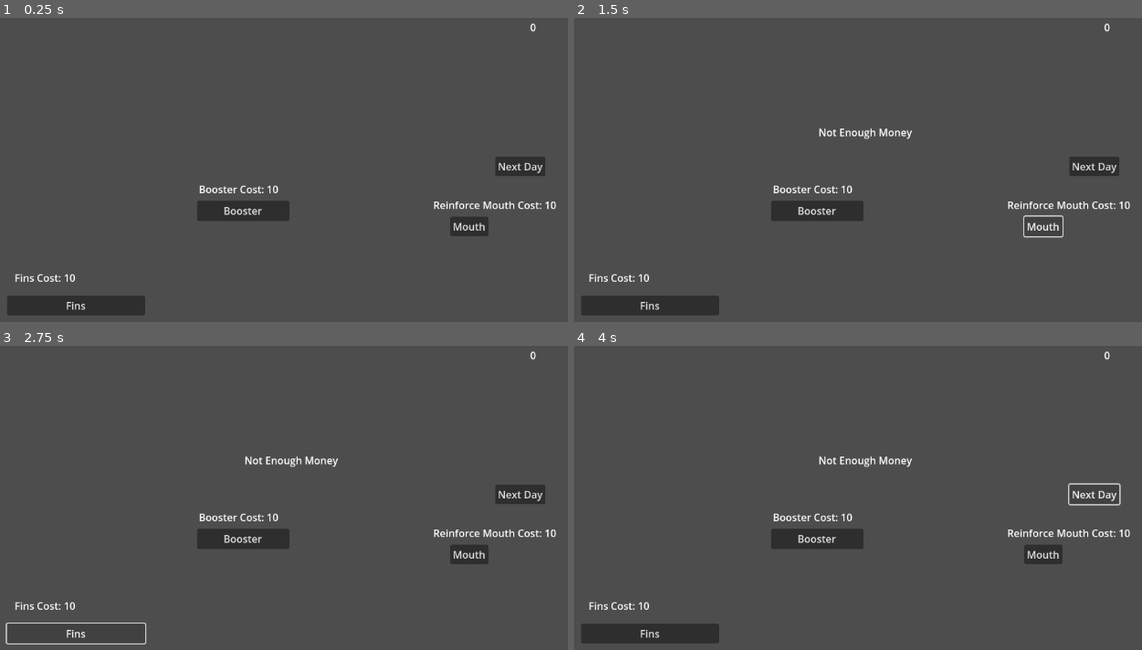
Above: before the commit, frames 1-4 (two rows, left to right).
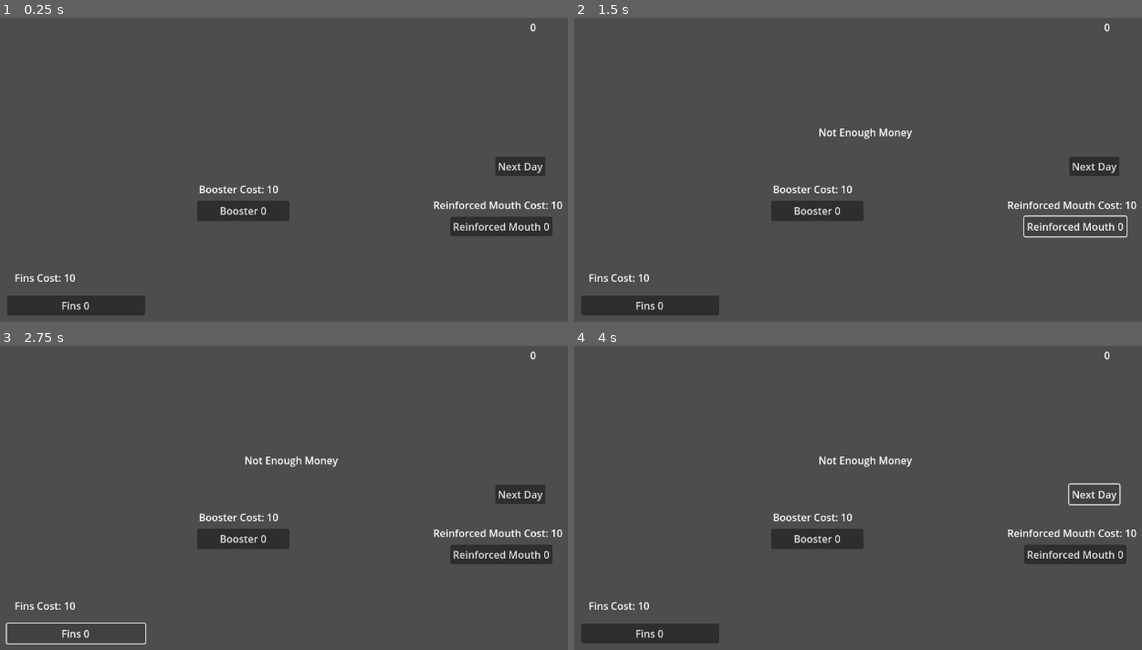
Above: after the commit, the same moments.

Repository: bhnord/LDJam56
Game: Godot game, scene res://scenes/Shop.tscn
Same seed, same stepped clock (60 frames per second), same inputs: the game is played once before the commit and once after it. This scene is started directly instead of the project's main scene.
Inputs:
- Up to frame 1 (0.25 s): no input
- Up to frame 2 (1.5 s): click "Booster" (after the commit: "Booster 0") at 0.5 s; click "Mouth" (after the commit: "Reinforced Mouth 0") at 1.25 s
- Up to frame 3 (2.75 s): click "Fins" (after the commit: "Fins 0") at 2 s
- Up to frame 4 (4 s): click "Next Day" at 2.75 s; click "Next Day" at 3.5 s

The runs differ from the first frame. In frame 1, 1.2% of the frame differs, in the area x 10-100%, y 60-97%; in frame 2, 0.8%; in frame 3, 1.2%; in frame 4, 1.2%.

Commit message:
Add level indicator

Diff:
--- a/scripts/shop.gd
+++ b/scripts/shop.gd
@@ -1,10 +1,7 @@
 extends Node2D
 
 func _ready() -> void:
-	$Booster/BoosterCost.text = "Booster Cost: " + str(get_upgrade_cost(GameManager.booster))
-	$ReinforcedMouth/ReinforcedMouthCost.text = "Reinforce Mouth Cost: " + str(get_upgrade_cost(GameManager.mouth))
-	$Fins/FinsCost.text = "Fins Cost: " + str(get_upgrade_cost(GameManager.fins))
-	$Money.text = str(GameManager.money)
+	update_label()
 
 func _on_booster_pressed() -> void:
 	if GameManager.purchase_item(get_upgrade_cost(GameManager.booster)):
@@ -35,6 +32,9 @@
 
 func update_label() -> void:
 	$Money.text = str(GameManager.money)
+	$Booster.text = "Booster " + str(GameManager.booster)
+	$Fins.text = "Fins " + str(GameManager.fins)
+	$ReinforcedMouth.text = "Reinforced Mouth " + str(GameManager.mouth)
 	$Booster/BoosterCost.text = "Booster Cost: " + str(get_upgrade_cost(GameManager.booster))
 	$Fins/FinsCost.text = "Fins Cost: " + str(get_upgrade_cost(GameManager.fins))
 	$ReinforcedMouth/ReinforcedMouthCost.text = "Reinforced Mouth Cost: " + str(get_upgrade_cost(GameManager.mouth))
